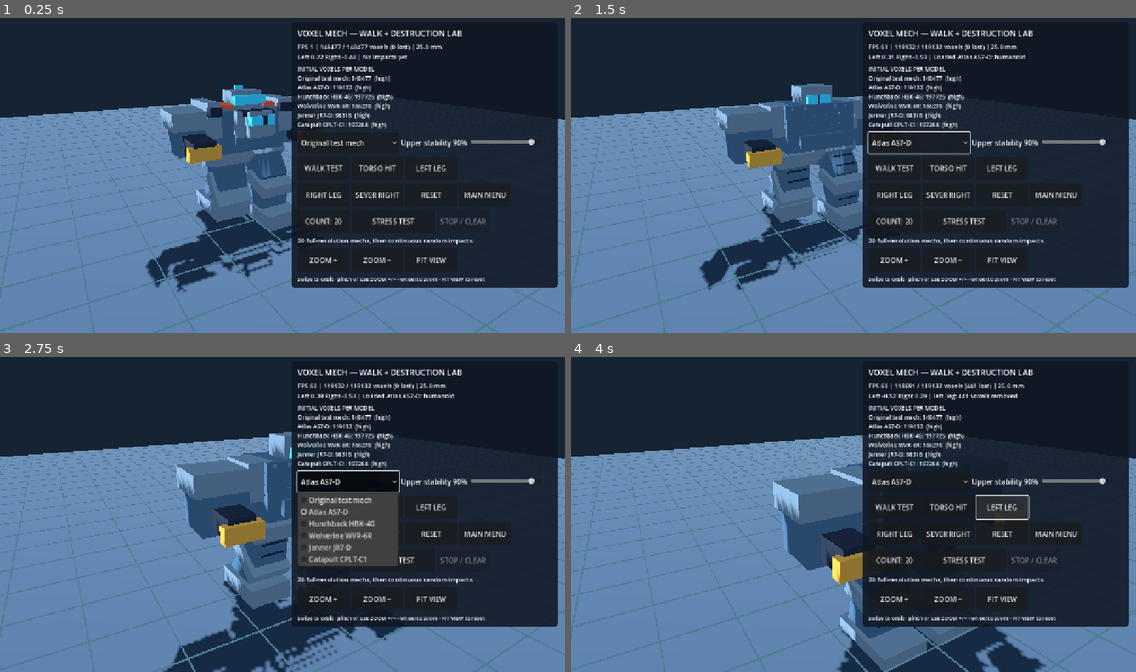
Above: before the commit, frames 1-4 (two rows, left to right).
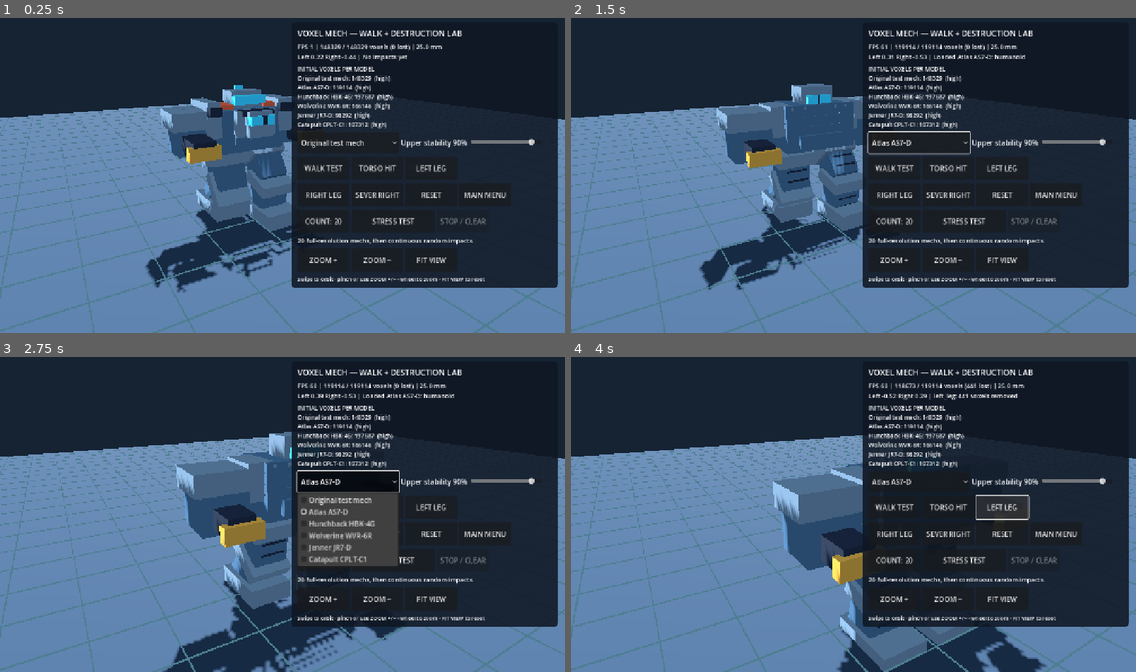
Above: after the commit, the same moments.

Repository: drag0nblad3/BtechMobile
Game: Godot game, scene res://scenes/voxel_mech_lab.tscn
The game is run twice, just before and just after one commit, with the same random seed, the same clock (stepped at 60 frames per second) and the same inputs. This scene is started directly instead of the project's main scene.
Inputs:
- Up to frame 1 (0.25 s): no input
- Up to frame 2 (1.5 s): click "Original test mech" at 0.5 s; click "WALK TEST" at 1.25 s
- Up to frame 3 (2.75 s): click "Atlas AS7-D" at 2 s
- Up to frame 4 (4 s): click "TORSO HIT" at 2.75 s; click "LEFT LEG" at 3.5 s

The runs differ from the first frame. In frame 1, 0.2% of the frame differs, in the area x 30-67%, y 8-81%; in frame 2, 0.1%; in frame 3, 0.1%; in frame 4, 0.1%.

Commit message:
Wire chassis-specific coarse and micro sculpting into rig creation: src/view/units/voxel_part.gd

Diff:
--- a/src/view/units/voxel_part.gd
+++ b/src/view/units/voxel_part.gd
@@ -69,6 +69,7 @@
 			VoxelFineDetail.decorate(self)
 		elif detail_style == "atlas" or detail_style == "catapult":
 			VoxelChassisDetail.decorate(self)
+		VoxelRosterSculpt.fine(self)
 	_original_count = cells.size()
 	joint_cells.clear()
 	for cell: Vector3i in cells:
